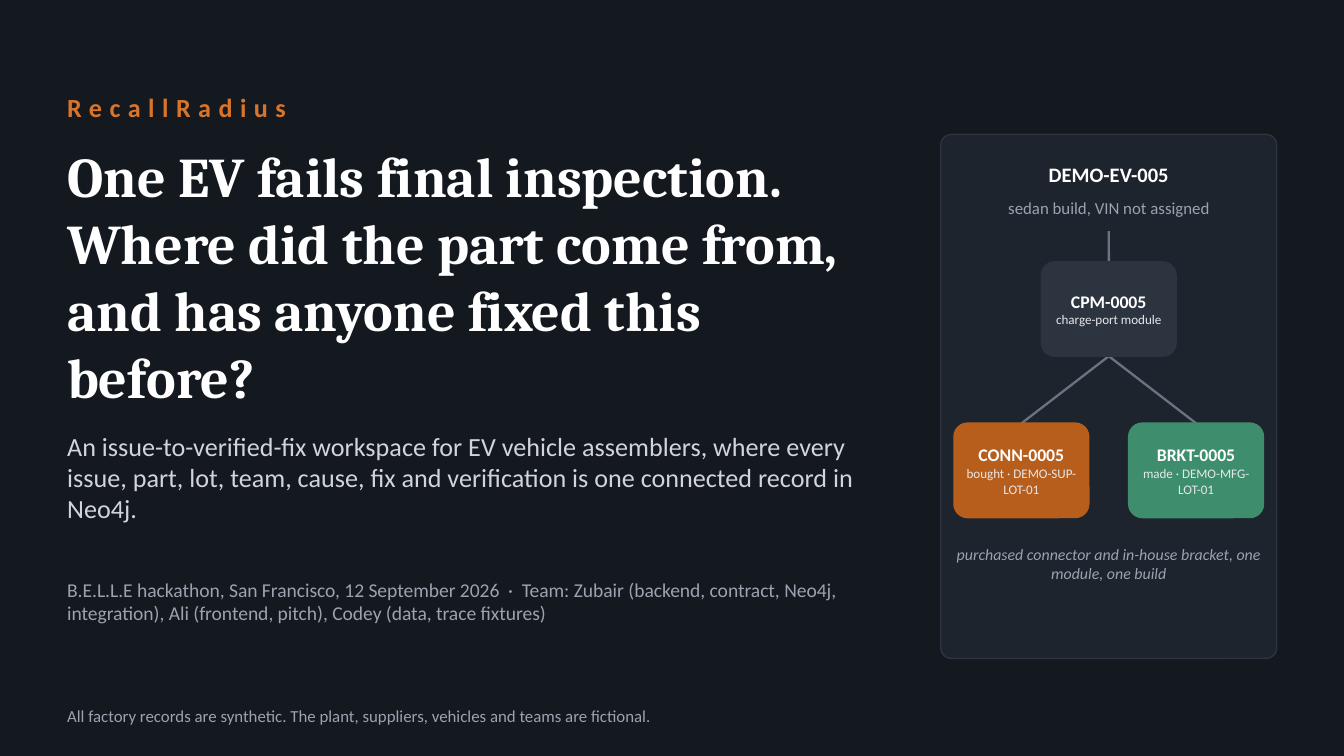
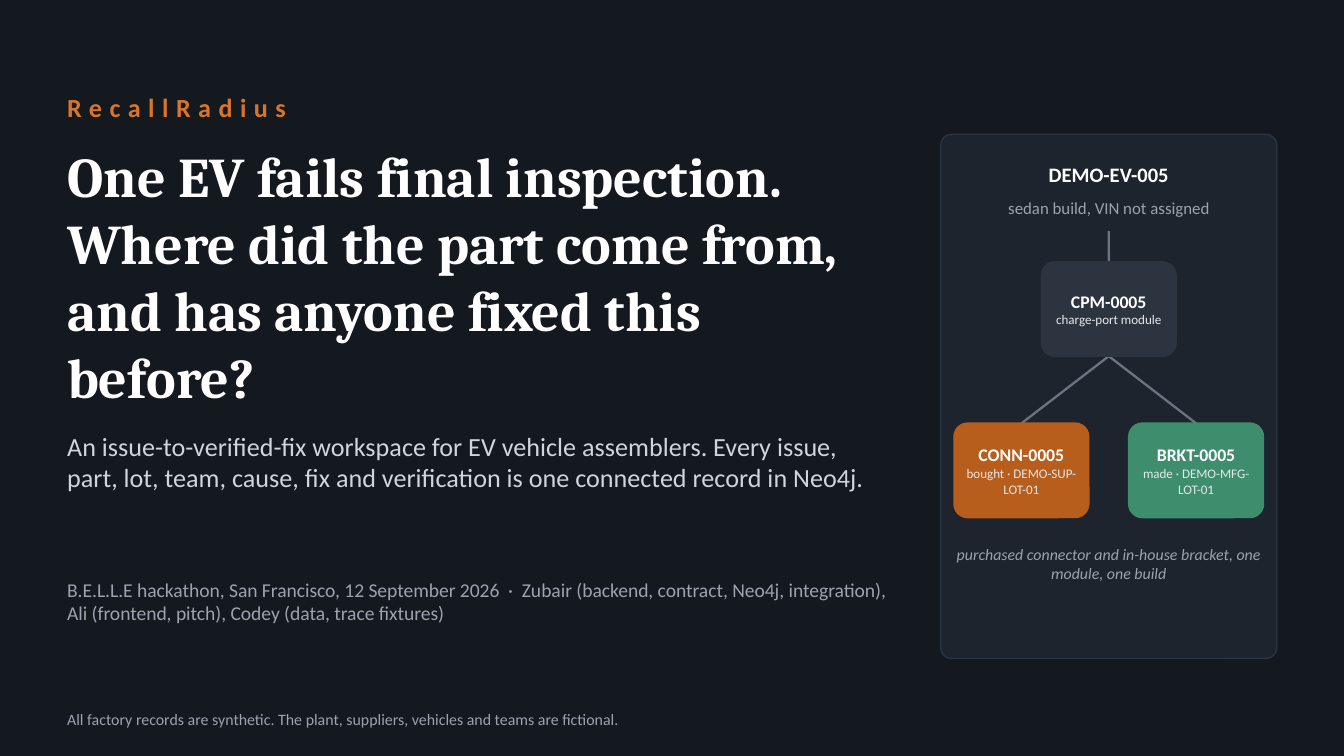
Before and after one commit to zubair480/belle-hackathon, a slide deck: slide 1 of docs/pitch/RecallRadius_Judge_Deck.pptx. Drawn at 1344x756 pixels with LibreOffice and Linux fonts; fonts in the diff are those of the drawing. Boxes give left, top, right and bottom in pixels: in the first picture for what was removed or moved away, otherwise in the second. Text is boxed around its words. In the diff, an @@ line names an element or a change of style, - is before the commit and + after.

```diff
--- a/docs/pitch/RecallRadius_Judge_Deck.pptx
+++ b/docs/pitch/RecallRadius_Judge_Deck.pptx
@@ text at [67, 438, 863, 492]: text changed @@
-An issue-to-verified-fix workspace for EV vehicle assemblers, where every issue, part, lot, team, cause, fix and verification is one connected record in Neo4j.
+An issue-to-verified-fix workspace for EV vehicle assemblers. Every issue, part, lot, team, cause, fix and verification is one connected record in Neo4j.
@@ text at [67, 583, 886, 623]: text changed @@
-B.E.L.L.E hackathon, San Francisco, 12 September 2026 · Team: Zubair (backend, contract, Neo4j, integration), Ali (frontend, pitch), Codey (data, trace fixtures)
+B.E.L.L.E hackathon, San Francisco, 12 September 2026 · Zubair (backend, contract, Neo4j, integration), Ali (frontend, pitch), Codey (data, trace fixtures)
@@ text "All factory records are synthetic. ..." at [67, 714, 618, 728]: size 9 to 8.5 pt @@
```
Also in this commit, not shown: 2 other slides changed, 1 slide added, 7 slides removed, 12 other files.
